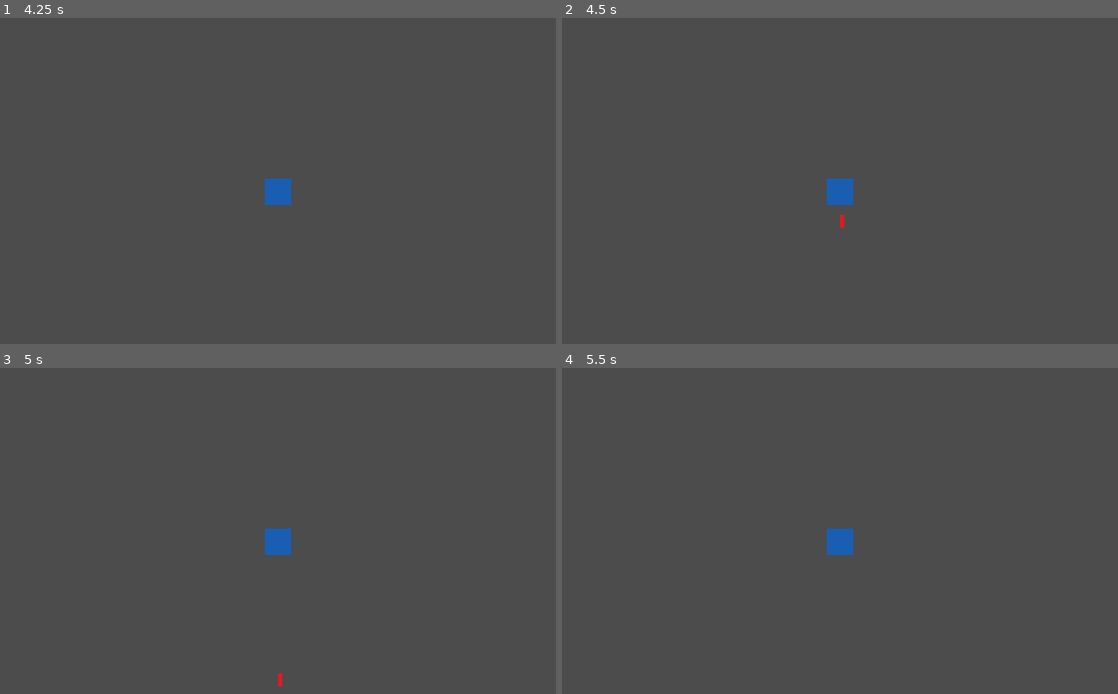
Above: before the commit, frames 1-4 (two rows, left to right).
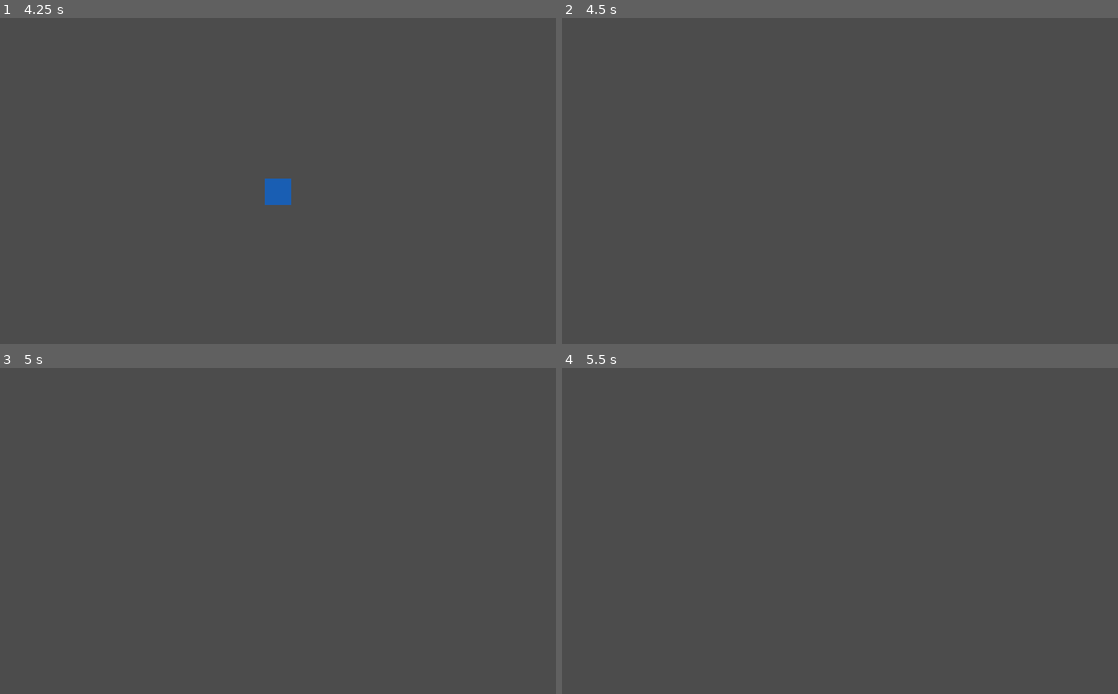
Above: after the commit, the same moments.

Repository: Santyru-C/space-invaders-clone
Game: Godot game, scene res://scenes/actors/enemies/Enemy3.tscn
The game is run twice, just before and just after one commit, with the same random seed, the same clock (stepped at 60 frames per second) and the same inputs. This scene is started directly instead of the project's main scene.
Inputs:
- Up to frame 1 (4.25 s): tap Enter (ui_accept) at 0.5, 0.77, 1.25, 1.52, 2, 2.75, 3.02, 3.5, 3.77 s; hold Right (ui_right) 0.53-1.28 s; hold Left (ui_left) 1.28-2.03 s; hold Right (ui_right) 2.03-3.53 s; hold Left (ui_left) from 3.53 s (still down)
- Up to frame 2 (4.5 s): keep holding Left (ui_left); tap Enter (ui_accept) at 4.25 s
- Up to frame 3 (5 s): keep holding Left (ui_left); tap Enter (ui_accept) at 4.52 s
- Up to frame 4 (5.5 s): keep holding Left (ui_left)

Frame 1 is identical in both runs. In frame 2, 0.4% of the frame differs, in the area x 47-53%, y 49-65%; in frame 3, 0.4%; in frame 4, 0.4%.

Commit message:
add functionality

Diff:
--- a/project/scenes/actors/Proyectile.gd
+++ b/project/scenes/actors/Proyectile.gd
@@ -7,3 +7,10 @@
 
 func _on_VisibilityNotifier2D_screen_exited():
 	self.queue_free()
+
+
+func _on_Proyectile_area_entered(area):
+	if !("InvaderFleet" in area.get_name()):
+		self.queue_free()
+
+		area.queue_free()
--- a/project/scenes/actors/Proyectile.tscn
+++ b/project/scenes/actors/Proyectile.tscn
@@ -21,4 +21,5 @@
 position = Vector2( 4, 4 )
 scale = Vector2( 0.4, 1.2 )
 
+[connection signal="area_entered" from="." to="." method="_on_Proyectile_area_entered"]
 [connection signal="screen_exited" from="VisibilityNotifier2D" to="." method="_on_VisibilityNotifier2D_screen_exited"]
